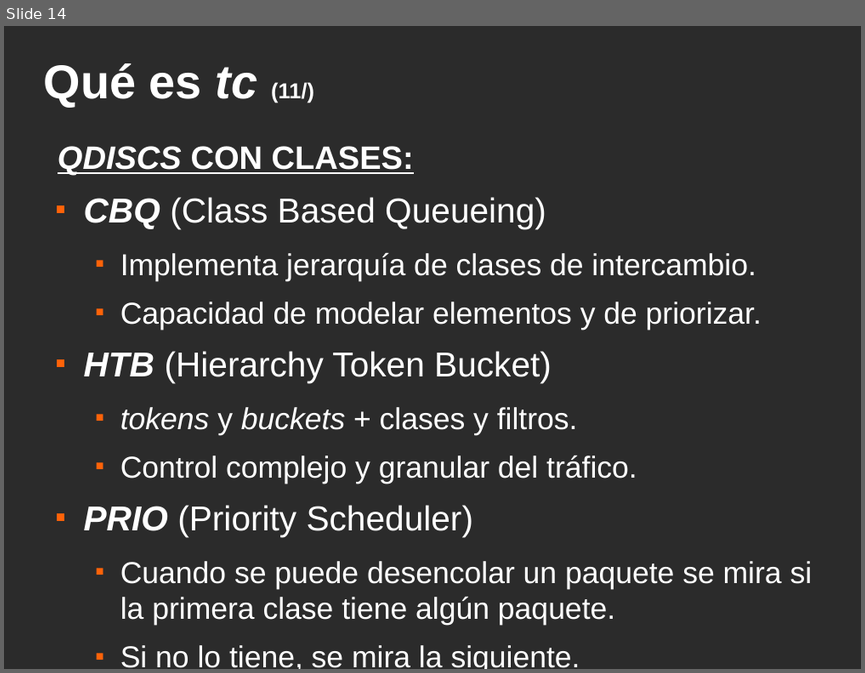
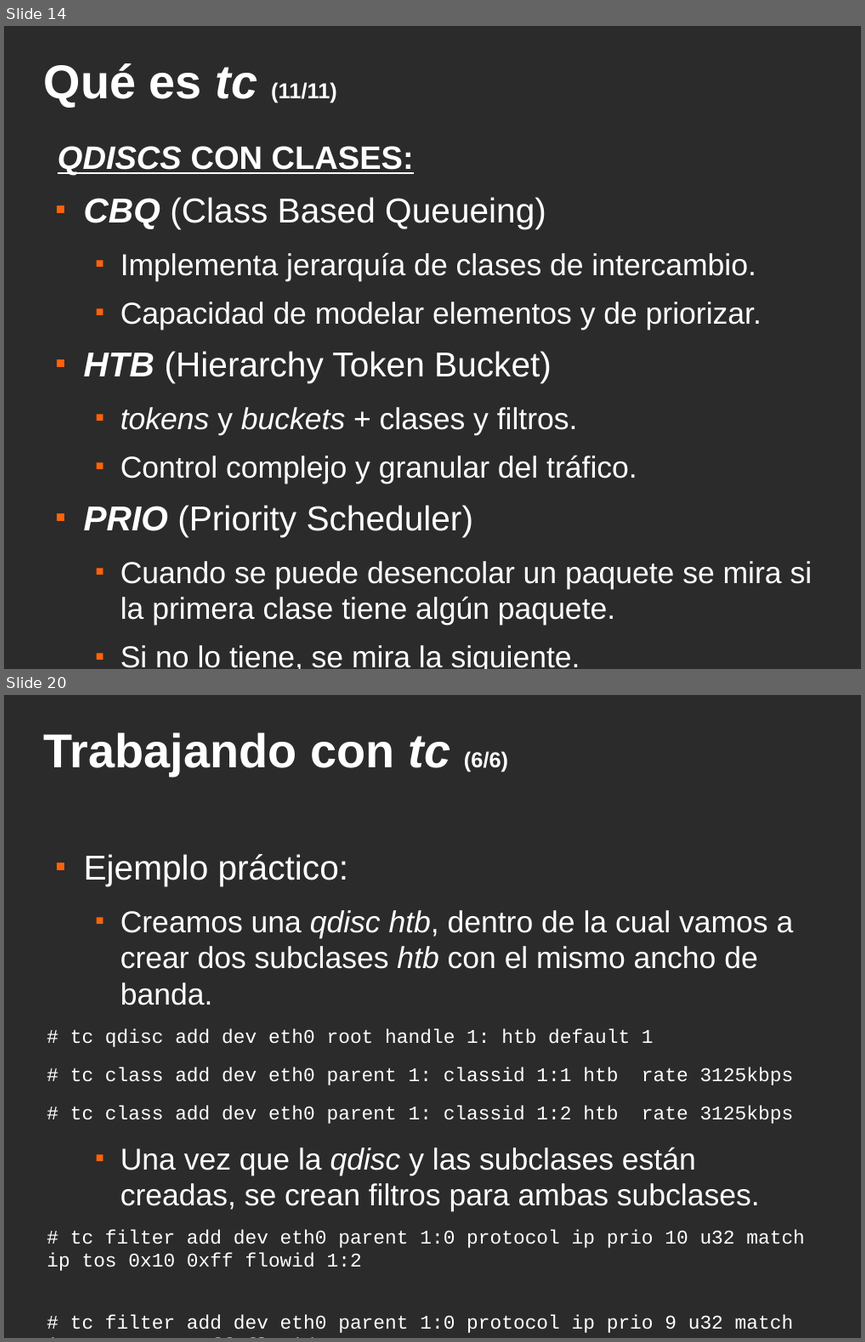
Before and after one commit to srug86/trabajos5oesi.pirs, a slide deck: present/slices.odp. Shown one above the other, each under a label of ours: slide 14 before the commit, slides 14 and 20 after it; the slides between them are not shown. The pictures are 865x673 and 865x1342 pixels, drawn with LibreOffice and Linux fonts; fonts in the diff are those of the drawing; background and template pictures are left out; a plain dark background stands for a picture behind light text. Boxes give left, top, right and bottom in pixels: in the first picture for what was removed or moved away, otherwise in the second. Text is boxed around its words. In the diff, an @@ line names an element or a change of style, - is before the commit and + after.

```diff
--- a/present/slices.odp
+++ b/present/slices.odp
@@ slide 20 added at bbox=[4, 695, 861, 1338], background picture (left out) @@
@@ title added at bbox=[44, 732, 508, 776], 44 pt, text #FFFFFF, bold @@
+Trabajando con tc (6/6)
@@ text added at bbox=[46, 854, 805, 1333], 18 pt, text #FFFFFF @@
+■ Ejemplo práctico:
+  ■ Creamos una qdisc htb, dentro de la cual vamos a crear dos subclases htb con el mismo ancho de banda.
+# tc qdisc add dev eth0 root handle 1: htb default 1
+# tc class add dev eth0 parent 1: classid 1:1 htb rate 3125kbps
+# tc class add dev eth0 parent 1: classid 1:2 htb rate 3125kbps
+  ■ Una vez que la qdisc y las subclases están creadas, se crean filtros para ambas subclases.
+# tc filter add dev eth0 parent 1:0 protocol ip prio 10 u32 match ip tos 0x10 0xff flowid 1:2
+# tc filter add dev eth0 parent 1:0 protocol ip prio 9 u32 match ip tos 0x08 0xff flowid 1:1
@@ slide 14 changed as well @@
@@ title at bbox=[44, 63, 337, 107]: text changed @@
-Qué es tc (11/)
+Qué es tc (11/11)
```
Also in this commit, not shown: 10 other slides changed, 7 other slides added, 1 other file.
